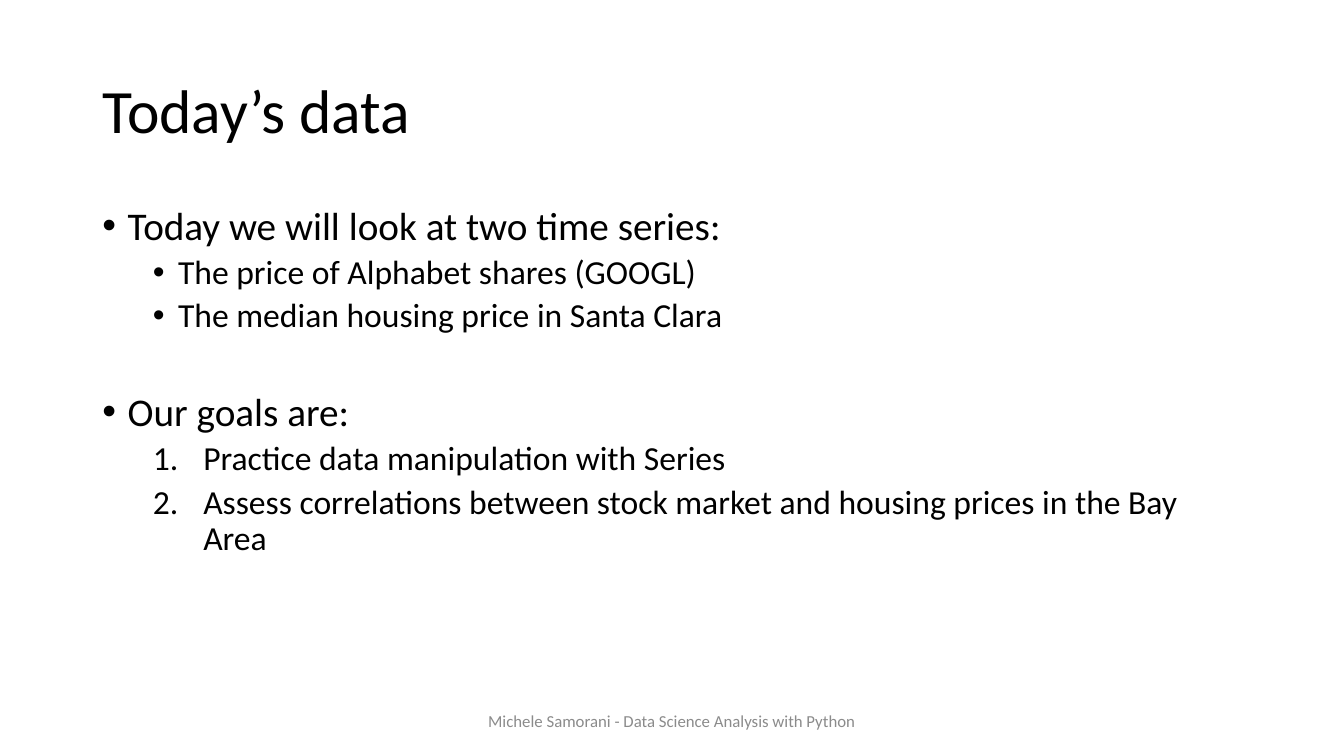
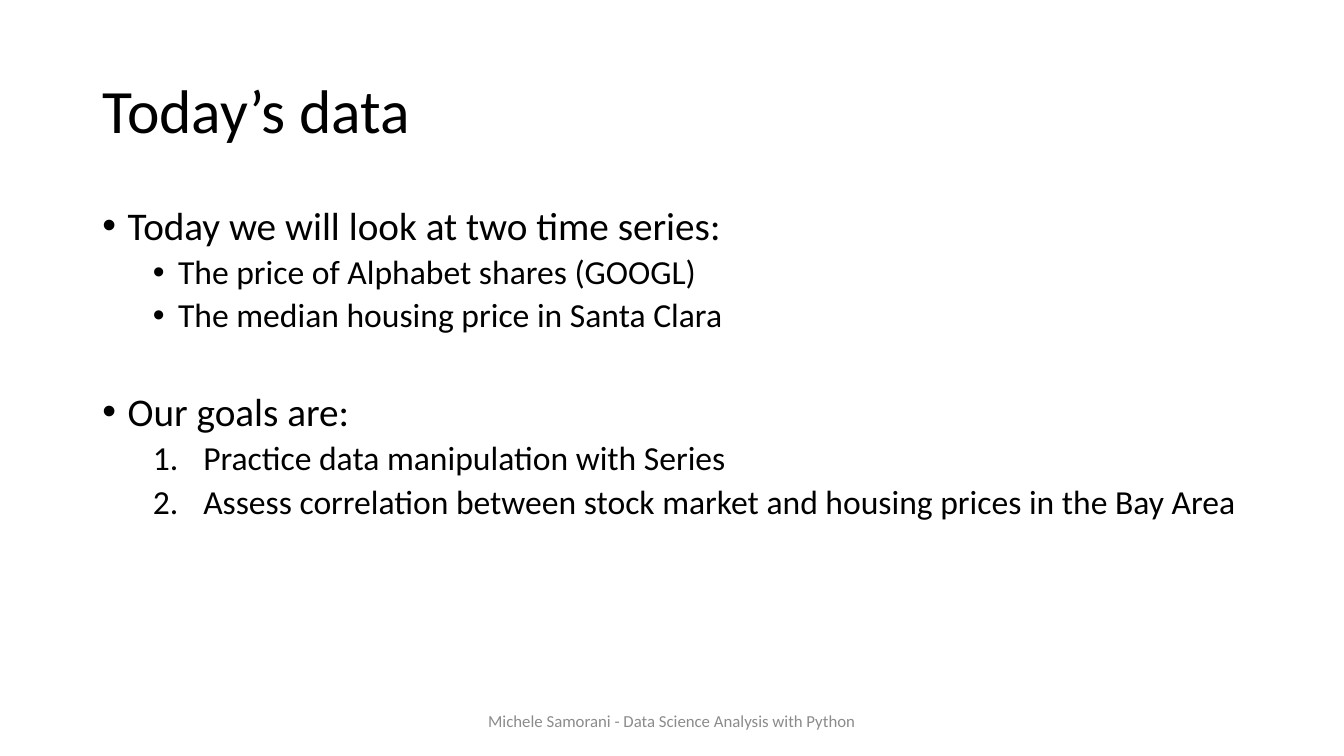
Before and after one commit to samorani/Data-Science-Analysis-with-Python, a slide deck: slide 4 of Module 3 - univariate time series/Module 03 -- univariate time series.pptx. Drawn at 1344x756 pixels with LibreOffice and Linux fonts; fonts in the diff are those of the drawing. Boxes give left, top, right and bottom in pixels: in the first picture for what was removed or moved away, otherwise in the second. Text is boxed around its words. In the diff, an @@ line names an element or a change of style, - is before the commit and + after.

```diff
--- a/Module 3 - univariate time series/Module 03 -- univariate time series.pptx
+++ b/Module 3 - univariate time series/Module 03 -- univariate time series.pptx
@@ text at [203,490,1235,520]: text changed @@
-  2. Assess correlations between stock market and housing prices in the Bay Area
+  2. Assess correlation between stock market and housing prices in the Bay Area
```
Also in this commit, not shown: 9 other slides changed, 2 other files.
